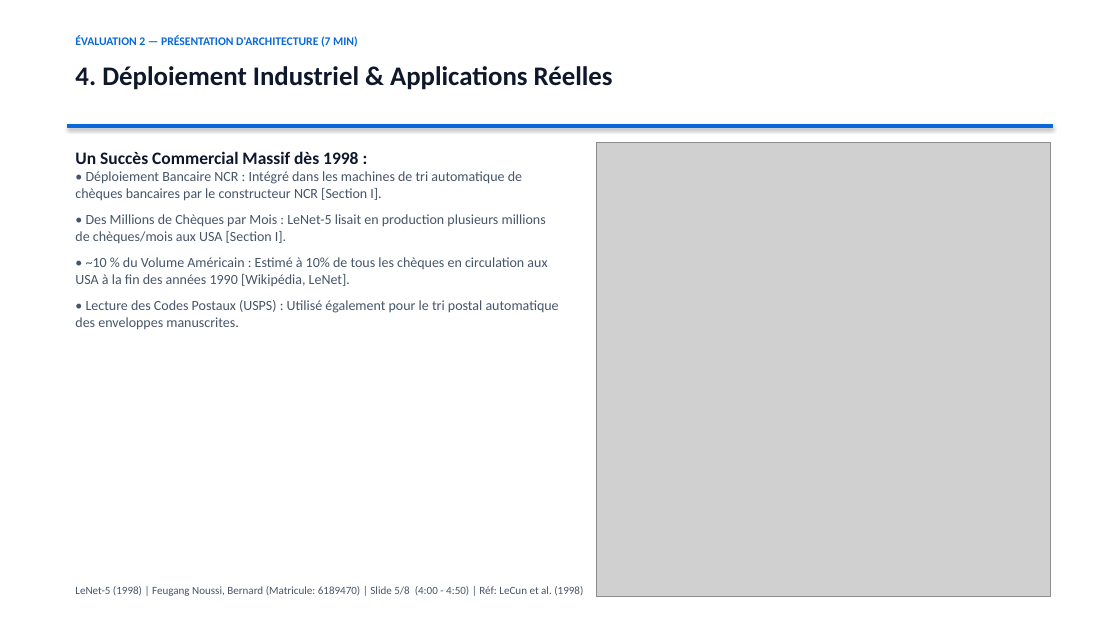
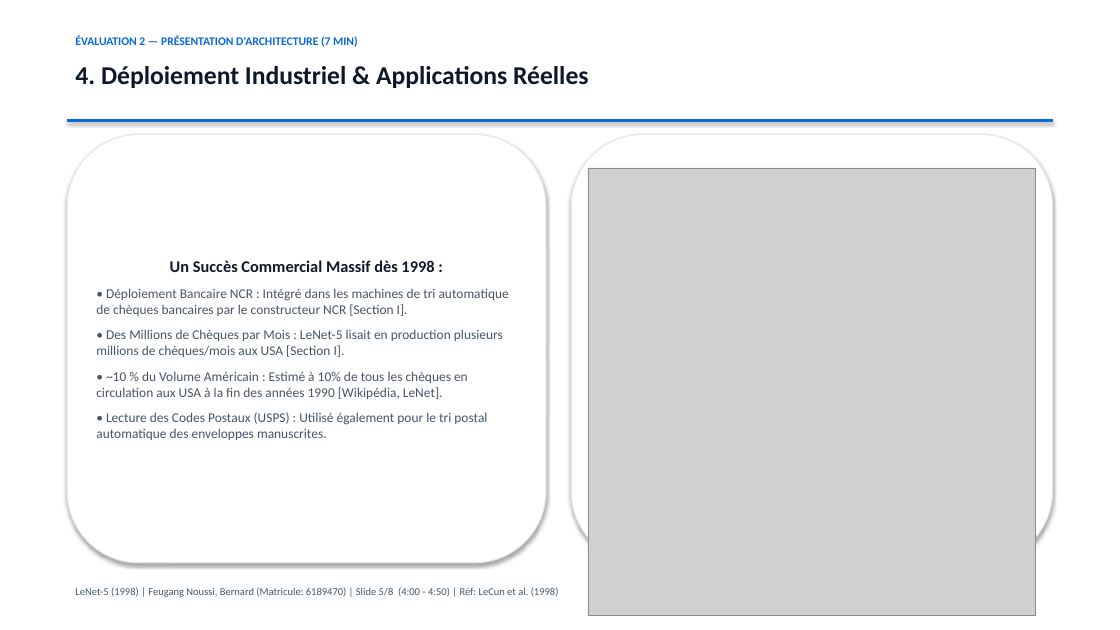
Before and after one commit to bernyforce/lenet5-convolutional-neural-network-1998, a slide deck: slide 5 of presentation_rxneurones_lenet5.pptx. Drawn at 1120x630 pixels with LibreOffice and Linux fonts; fonts in the diff are those of the drawing; grey boxes stand for pictures. Boxes give left, top, right and bottom in pixels: in the first picture for what was removed or moved away, otherwise in the second. Text is boxed around its words. In the diff, an @@ line names an element or a change of style, - is before the commit and + after.

Commit message:
FIX: Correction visuelle pixel-perfect des 8 diapositives PowerPoint suite audit CUA (alignements, zero collision, cartes design)

```diff
--- a/presentation_rxneurones_lenet5.pptx
+++ b/presentation_rxneurones_lenet5.pptx
@@ text "4. Déploiement Industriel & Applications ..." at bbox=[75, 66, 589, 88]: size 23 to 22 pt @@
@@ rectangle: place and size @@
-rectangle at bbox=[67, 124, 1053, 128]
+rectangle at bbox=[67, 119, 1053, 122]
@@ rounded rectangle "Un Succès Commercial Massif dès ...": place and size @@
-rounded rectangle "Un Succès Commercial Massif dès ..." at bbox=[75, 151, 559, 330]
+rounded rectangle "Un Succès Commercial Massif dès ..." at bbox=[67, 134, 546, 563]
@@ rounded rectangle "Un Succès Commercial Massif dès ..." at bbox=[67, 134, 546, 563]: size 15 to 14 pt in "Un Succès Commercial Massif dès 1998 :"; size 12 to 11.5 pt; alignment left to centre; more space between paragraphs; vertical alignment top to middle; fill none to #FFFFFF; outline none to #E2E8F0 1 pt; shadow on @@
@@ rounded rectangle added at bbox=[571, 134, 1053, 563], fill #FFFFFF, outline #E2E8F0 1 pt @@
@@ picture: place and size @@
-picture at bbox=[597, 143, 1050, 597]
+picture at bbox=[588, 168, 1036, 616]
@@ text "LeNet-5 (1998) | Feugang Noussi, ..." at bbox=[75, 587, 559, 597]: size 9.5 to 9 pt @@
```
Also in this commit, not shown: 7 other slides changed.
